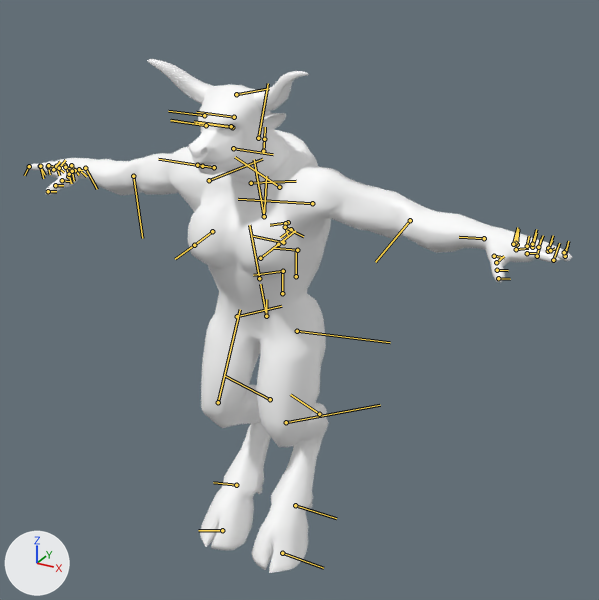
The FBX model The Beyond/Assets/Character Assets/Female Mino/Mino 2.fbx: old version first, new version second.
Before and after are seen from a 50 mm camera at (1.322, -2.126, 2.201) aimed at (0.054, 0.179, 1.048). The lights are fixed; the arrows at lower left show +X, +Y and +Z. Both versions are drawn at the pose saved in each file; the numbers are the values there. The bones that bend it are drawn over the model as lines.

Names of what the first picture shows: 'MinotaurBody'.
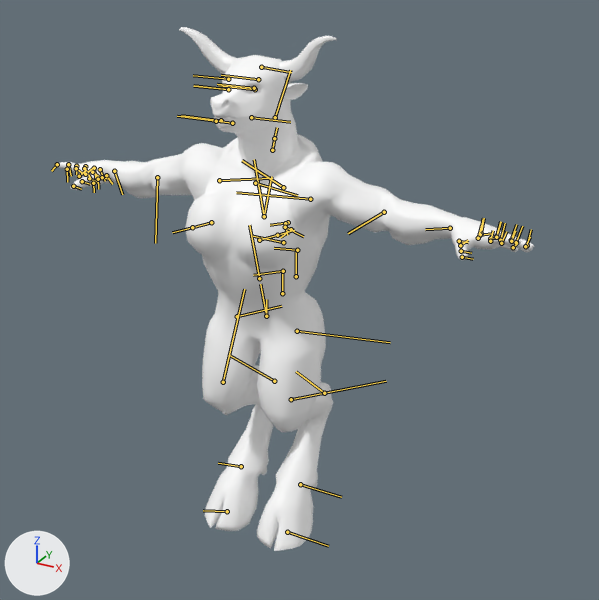
Edits to the bpy script that builds the scene:
```text
Change bone_minotaur_l_calf:
    where bone_minotaur_l_calf = bpy.data.objects['Tail'].pose.bones['Minotaur_L_Calf']  # child of 'Minotaur_L_Thigh'
    bone_minotaur_l_calf.location: (0.0, 0.0, 0.0) -> (0.0, 3.5, -7.2)
Change bone_minotaur_r_calf:
    where bone_minotaur_r_calf = bpy.data.objects['Tail'].pose.bones['Minotaur_R_Calf']  # child of 'Minotaur_R_Thigh'
    bone_minotaur_r_calf.location: (0.0, 0.0, 0.0) -> (0.0, 7.4, 0.0)
Change bone_minotaur_spine02:
    where bone_minotaur_spine02 = bpy.data.objects['Tail'].pose.bones['Minotaur_Spine02']  # child of 'Mid_Waist_JNT'
    bone_minotaur_spine02.rotation_quaternion: (1.0, 0.0, 0.0, 0.0) -> (0.992, -0.13, 0.0, 0.0)  # degrees (0, 0, 0) -> degrees (-15, 0, 0)
Change bone_minotaur_l_upperarm:
    where bone_minotaur_l_upperarm = bpy.data.objects['Tail'].pose.bones['Minotaur_L_Upperarm']  # child of 'Minotaur_L_Clavicle'
    bone_minotaur_l_upperarm.location: (0.0, 5.3, 0.0) -> (0.0, 7.1, 0.0)
Change bone_minotaur_l_forearm:
    where bone_minotaur_l_forearm = bpy.data.objects['Tail'].pose.bones['Minotaur_L_Forearm']  # child of 'Minotaur_L_Upperarm'
    bone_minotaur_l_forearm.location: (-5.2, -0.8, 0.7) -> (2.1, -0.8, 0.7)
Change bone_minotaurl_hand:
    where bone_minotaurl_hand = bpy.data.objects['Tail'].pose.bones['MinotaurL_Hand']  # child of 'Minotaur_L_Forearm'
    bone_minotaurl_hand.location: (0.0, 0.0, 0.0) -> (0.1, 1.6, 0.5)
Change bone_minotaur_necktwist03:
    where bone_minotaur_necktwist03 = bpy.data.objects['Tail'].pose.bones['Minotaur_NeckTwist03']  # child of 'Minotaur_NeckTwist02'
    bone_minotaur_necktwist03.location: (0.0, 0.0, 0.0) -> (0.0, 5.8, 0.0)
Change bone_minotaur_r_upperarm:
    where bone_minotaur_r_upperarm = bpy.data.objects['Tail'].pose.bones['Minotaur_R_Upperarm']  # child of 'Minotaur_R_Clavicle'
    bone_minotaur_r_upperarm.location: (-5.3, 1.6, 0.3) -> (-8.2, 1.6, 0.9)
Change bone_minotaur_r_forearm:
    where bone_minotaur_r_forearm = bpy.data.objects['Tail'].pose.bones['Minotaur_R_Forearm']  # child of 'Minotaur_R_Upperarm'
    bone_minotaur_r_forearm.location: (-5.5, -0.1, -0.4) -> (0.8, -0.1, -0.4)
Change bone_minotaur_r_hand:
    where bone_minotaur_r_hand = bpy.data.objects['Tail'].pose.bones['Minotaur_R_Hand']  # child of 'Minotaur_R_Forearm'
    bone_minotaur_r_hand.location: (0.0, 0.0, 0.0) -> (1.9, 0.8, -2.3)
```

Pixel boxes (x1, y1, x2, y2) of what changed, in the pictures (599 x 600 px):
'MinotaurBody', posed (12% narrower)
    before: (27, 59, 573, 573)
    after: (56, 27, 534, 551)
bone 'Minotaur_L_Calf', root to tip
    before: (286, 422) to (380, 405)
    after: (291, 399) to (386, 381)
bone 'Minotaur_R_Calf', root to tip
    before: (218, 402) to (240, 309)
    after: (223, 382) to (244, 289)
bone 'Minotaur_Spine02', root to tip
    before: (264, 216) to (266, 176)
    after: (264, 216) to (271, 176)
bone 'Minotaur_L_Upperarm', root to tip
    before: (312, 203) to (238, 199)
    after: (310, 199) to (236, 192)
bone 'Minotaur_L_Forearm', root to tip
    before: (410, 220) to (375, 262)
    after: (384, 212) to (348, 233)
bone 'MinotaurL_Hand', root to tip
    before: (484, 238) to (459, 237)
    after: (450, 228) to (425, 229)
bone 'Minotaur_NeckTwist03', root to tip
    before: (258, 138) to (268, 83)
    after: (275, 117) to (290, 70)
bone 'Minotaur_R_Upperarm', root to tip
    before: (209, 180) to (262, 159)
    after: (219, 180) to (272, 178)
bone 'Minotaur_R_Forearm', root to tip
    before: (133, 176) to (142, 238)
    after: (157, 177) to (155, 243)
bone 'Minotaur_R_Hand', root to tip
    before: (85, 168) to (97, 189)
    after: (114, 171) to (122, 194)
